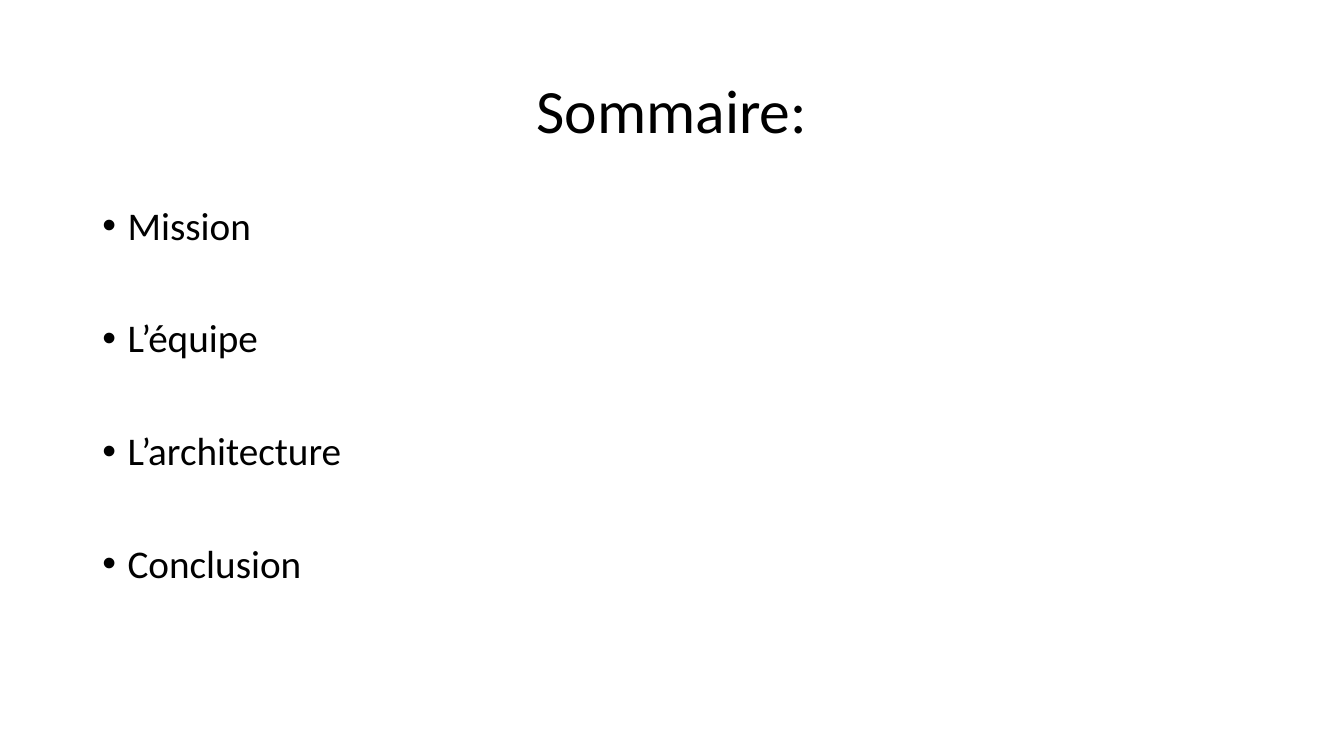
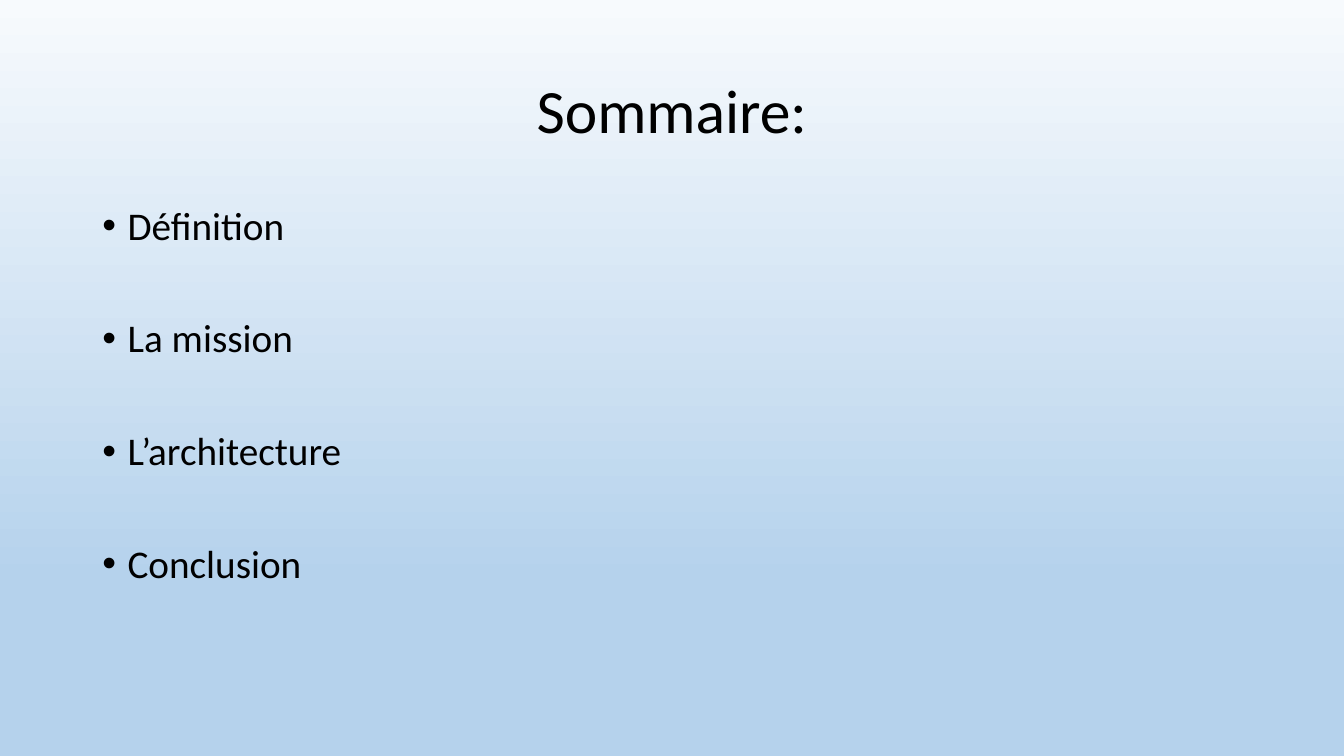
Before and after one commit to SebastienMines/Compilator, a slide deck: slide 2 of src/compilateur.pptx. Drawn at 1344x756 pixels with LibreOffice and Linux fonts; fonts in the diff are those of the drawing. Boxes give left, top, right and bottom in pixels: in the first picture for what was removed or moved away, otherwise in the second. Text is boxed around its words. In the diff, an @@ line names an element or a change of style, - is before the commit and + after.

```diff
--- a/src/compilateur.pptx
+++ b/src/compilateur.pptx
@@ background #FFFFFF to gradient #F7FAFD to #B5D2EC to #CEE1F2 @@
@@ text at (128,213,293,353): text changed @@
-• Mission
-• L’équipe
+• Définition
+• La mission
```
Also in this commit, not shown: 1 other slide changed, 4 slides added, 1 slide removed.
